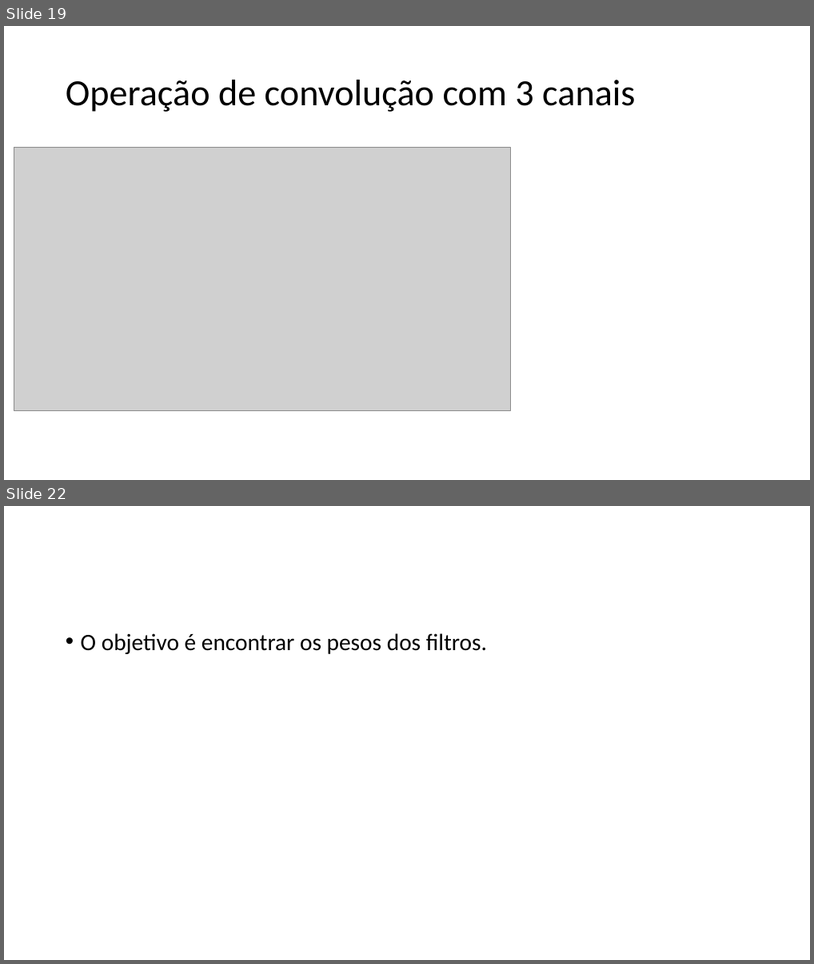
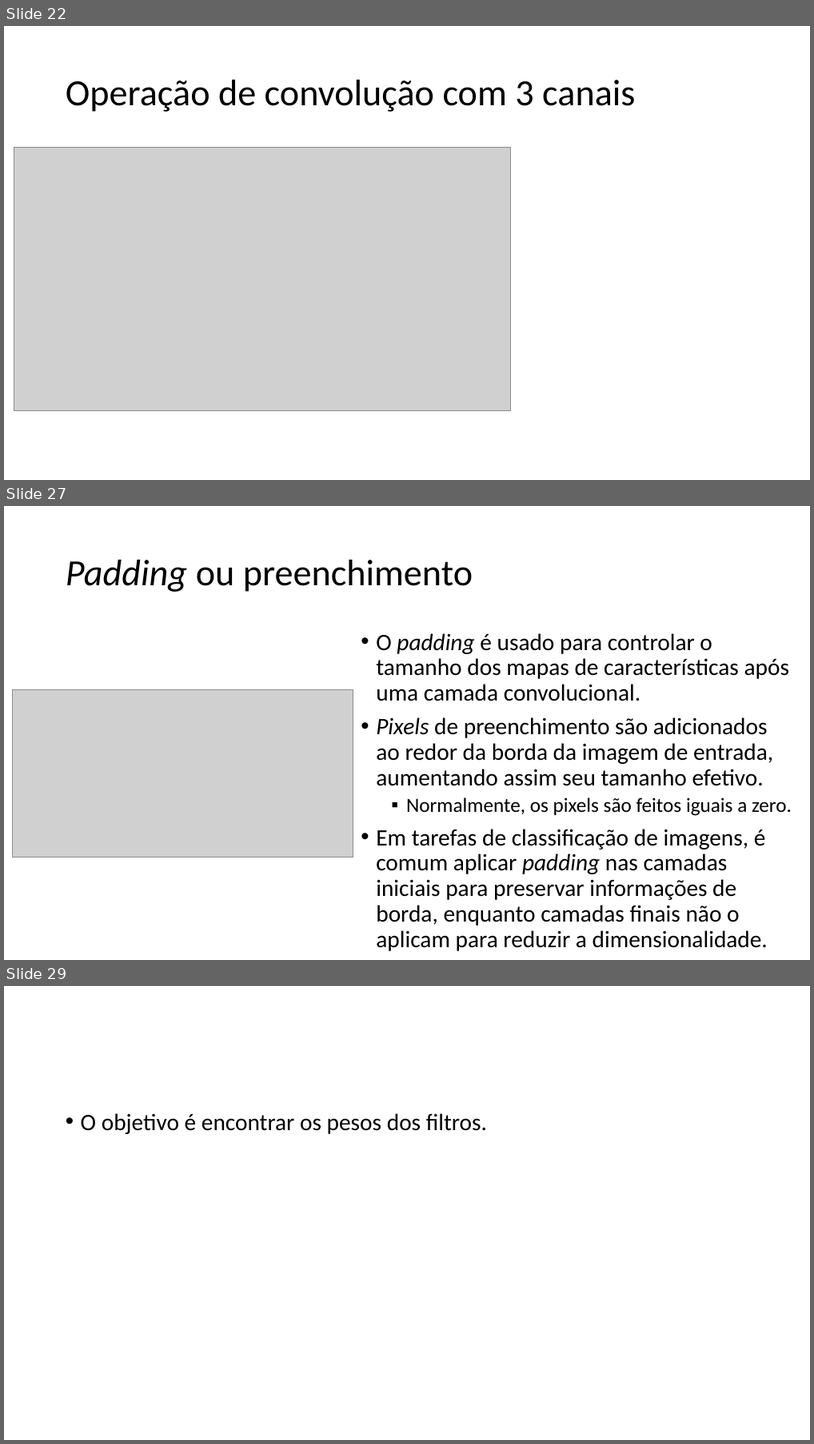
Before and after one commit to zz4fap/tp557-iot-ml, a slide deck: slides/TP557_12_Introduzindo_convoluções.pptx. Shown one above the other, each under a label of ours: slides 19 and 22 before the commit, slides 22, 27 and 29 after it; the slides between them are not shown. The pictures are 814x964 and 814x1444 pixels, drawn with LibreOffice and Linux fonts; fonts in the diff are those of the drawing; grey boxes stand for pictures. Boxes give left, top, right and bottom in pixels: in the first picture for what was removed or moved away, otherwise in the second. Text is boxed around its words. In the diff, an @@ line names an element or a change of style, - is before the commit and + after.

```diff
--- a/slides/TP557_12_Introduzindo_convoluções.pptx
+++ b/slides/TP557_12_Introduzindo_convoluções.pptx
@@ slide 27 added at (x1=4, y1=506, x2=810, y2=960), background #FFFFFF @@
@@ title added at (x1=66, y1=560, x2=473, y2=592), 44 pt, text #000000 @@
+Padding ou preenchimento
@@ text added at (x1=376, y1=633, x2=792, y2=951), 28 pt, text #000000 @@
+• O padding é usado para controlar o tamanho dos mapas de características após uma camada convolucional.
+• Pixels de preenchimento são adicionados ao redor da borda da imagem de entrada, aumentando assim seu tamanho efetivo.
+  ▪ Normalmente, os pixels são feitos iguais a zero.
+• Em tarefas de classificação de imagens, é comum aplicar padding nas camadas iniciais para preservar informações de borda, enquanto camadas finais não o aplicam para reduzir a dimensionalidade.
@@ picture added at (x1=13, y1=689, x2=354, y2=857) @@
@@ what was slide 19 is now slide 22 @@
@@ what was slide 22 is now slide 29 @@
```
Also in this commit, not shown: 3 slides changed, 10 other slides added, 2 slides removed, 3 other files.
